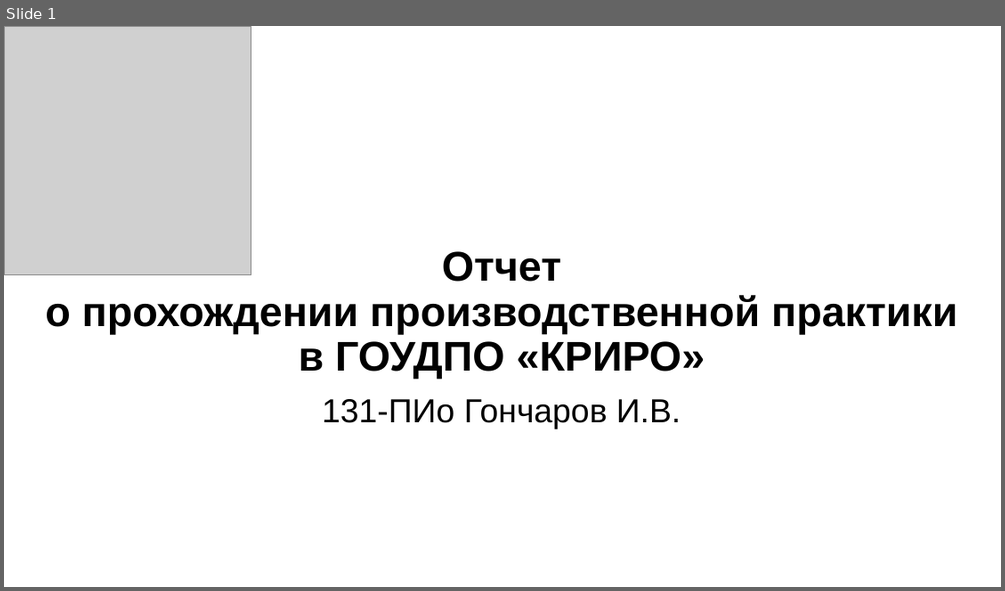
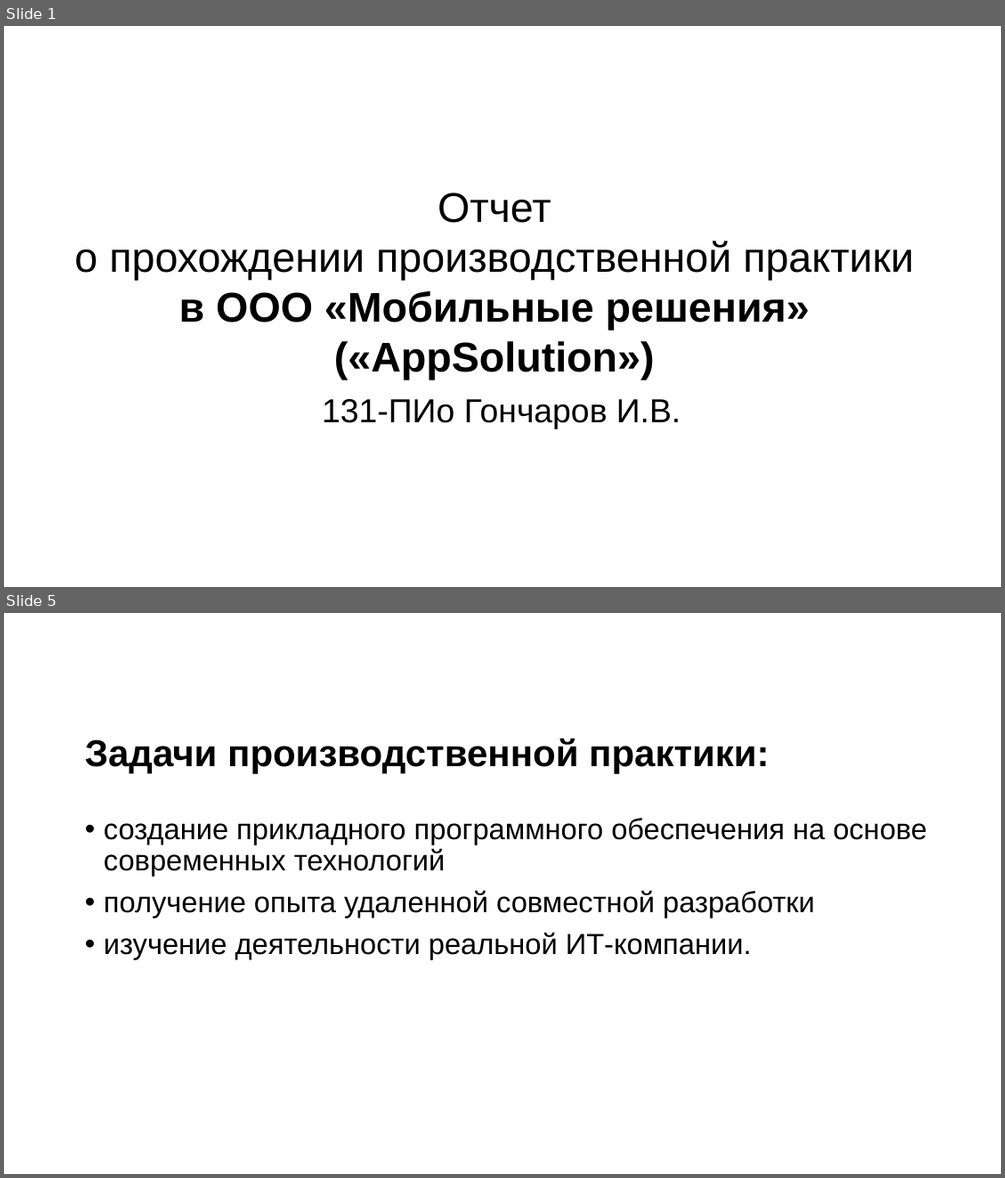
Before and after one commit to dsyt17/works, a slide deck: Отчет по практике/Отчет Гончаров.pptx. Shown one above the other, each under a label of ours: slide 1 before the commit, slides 1 and 5 after it; the slides between them are not shown. The pictures are 1005x591 and 1005x1178 pixels, drawn with LibreOffice and Linux fonts; fonts in the diff are those of the drawing; grey boxes stand for pictures. Boxes give left, top, right and bottom in pixels: in the first picture for what was removed or moved away, otherwise in the second. Text is boxed around its words. In the diff, an @@ line names an element or a change of style, - is before the commit and + after.

Commit message:
презентация с отчетом

```diff
--- a/Отчет по практике/Отчет Гончаров.pptx
+++ b/Отчет по практике/Отчет Гончаров.pptx
@@ slide 5 added at box(4, 613, 1001, 1174), background #FFFFFF @@
@@ text added at box(85, 738, 769, 774), 36 pt, text #000000, bold @@
+Задачи производственной практики:
@@ text added at box(104, 818, 927, 959), 28 pt, text #000000 @@
+• создание прикладного программного обеспечения на основе современных технологий
+• получение опыта удаленной совместной разработки
+• изучение деятельности реальной ИТ-компании.
@@ slide 1 changed as well @@
@@ picture removed at box(4, 26, 251, 275) @@
@@ title at box(74, 192, 914, 379): text changed; bold off @@
-Отчет
-о прохождении производственной практики
-в ГОУДПО «КРИРО»
+Отчет
+о прохождении производственной практики
+в ООО «Мобильные решения» («AppSolution»)
```
Also in this commit, not shown: 2 other slides changed, 7 other slides added, 7 slides removed.
